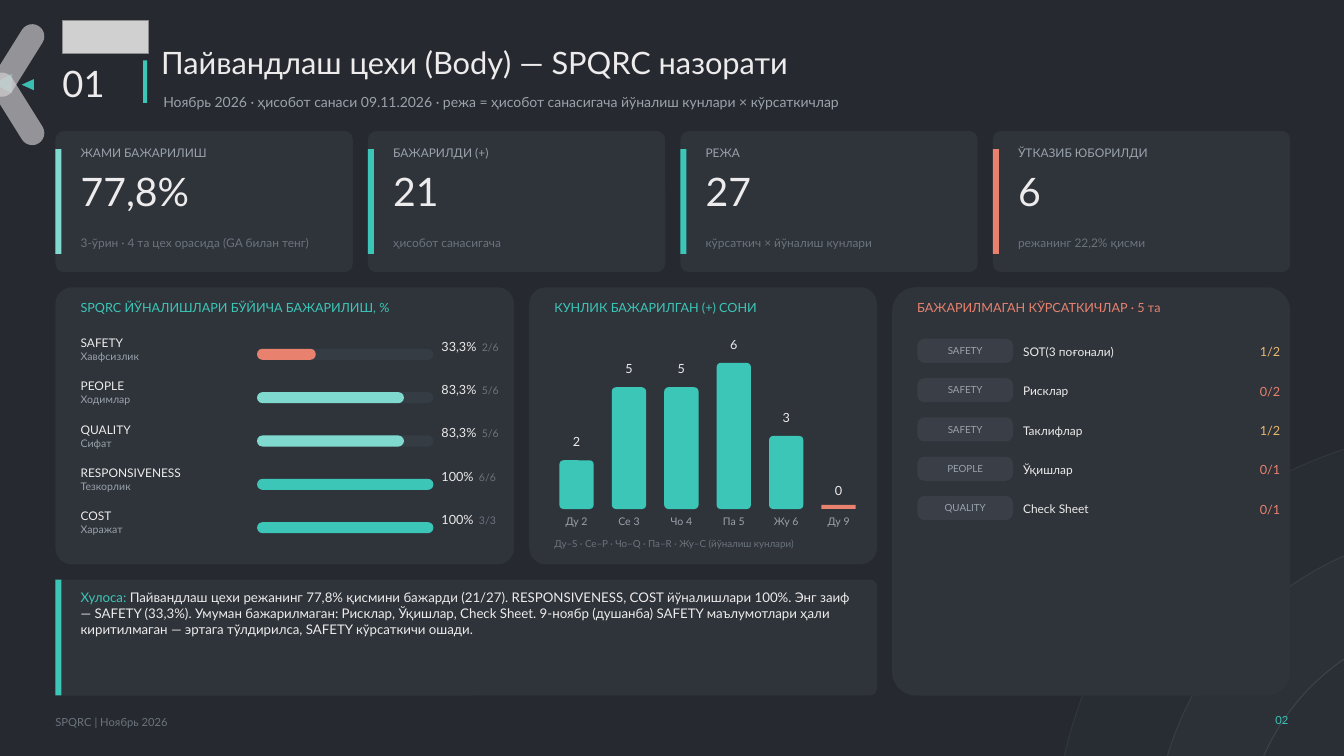
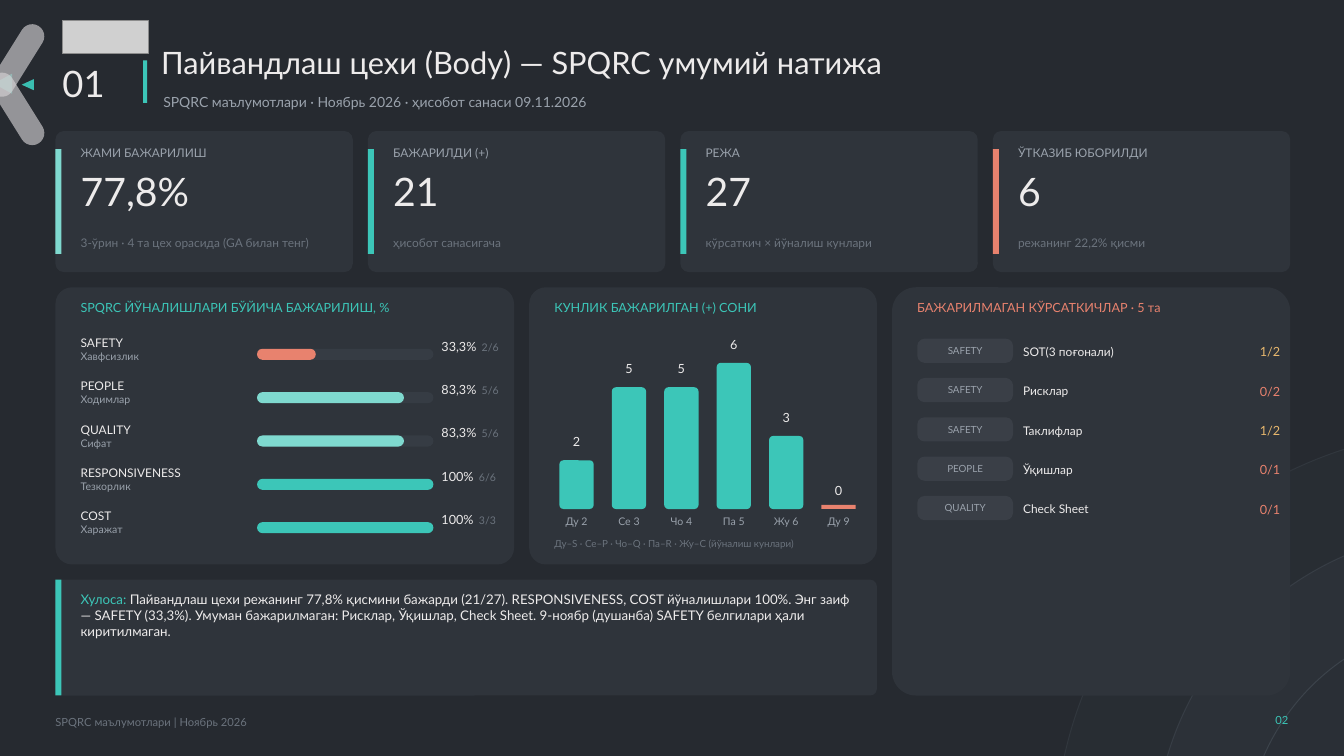
Before and after one commit to ula0740-ux/Loyha-, a slide deck: slide 2 of hisobot/spqrc/SPQRC_Noyabr_2026_sexlar.pptx. Drawn at 1344x756 pixels with LibreOffice and Linux fonts; fonts in the diff are those of the drawing; grey boxes stand for pictures. Boxes give left, top, right and bottom in pixels: in the first picture for what was removed or moved away, otherwise in the second. Text is boxed around its words. In the diff, an @@ line names an element or a change of style, - is before the commit and + after.

```diff
--- a/hisobot/spqrc/SPQRC_Noyabr_2026_sexlar.pptx
+++ b/hisobot/spqrc/SPQRC_Noyabr_2026_sexlar.pptx
@@ text at (x1=161, y1=50, x2=882, y2=80): text changed @@
-Пайвандлаш цехи (Body) — SPQRC назорати
+Пайвандлаш цехи (Body) — SPQRC умумий натижа
@@ text at (x1=163, y1=97, x2=586, y2=110): text changed @@
-Ноябрь 2026 · ҳисобот санаси 09.11.2026 · режа = ҳисобот санасигача йўналиш кунлари × кўрсаткичлар
+SPQRC маълумотлари · Ноябрь 2026 · ҳисобот санаси 09.11.2026
@@ text at (x1=81, y1=594, x2=850, y2=639): text changed @@
-Хулоса: Пайвандлаш цехи режанинг 77,8% қисмини бажарди (21/27). RESPONSIVENESS, COST йўналишлари 100%. Энг заиф — SAFETY (33,3%). Умуман бажарилмаган: Рисклар, Ўқишлар, Check Sheet. 9-ноябр (душанба) SAFETY маълумотлари ҳали киритилмаган — эртага тўлдирилса, SAFETY кўрсаткичи ошади.
+Хулоса: Пайвандлаш цехи режанинг 77,8% қисмини бажарди (21/27). RESPONSIVENESS, COST йўналишлари 100%. Энг заиф — SAFETY (33,3%). Умуман бажарилмаган: Рисклар, Ўқишлар, Check Sheet. 9-ноябр (душанба) SAFETY белгилари ҳали киритилмаган.
@@ text at (x1=55, y1=718, x2=247, y2=728): text changed @@
-SPQRC | Ноябрь 2026
+SPQRC маълумотлари | Ноябрь 2026
```
Also in this commit, not shown: 4 other slides changed, 20 slides added, 33 other files.
